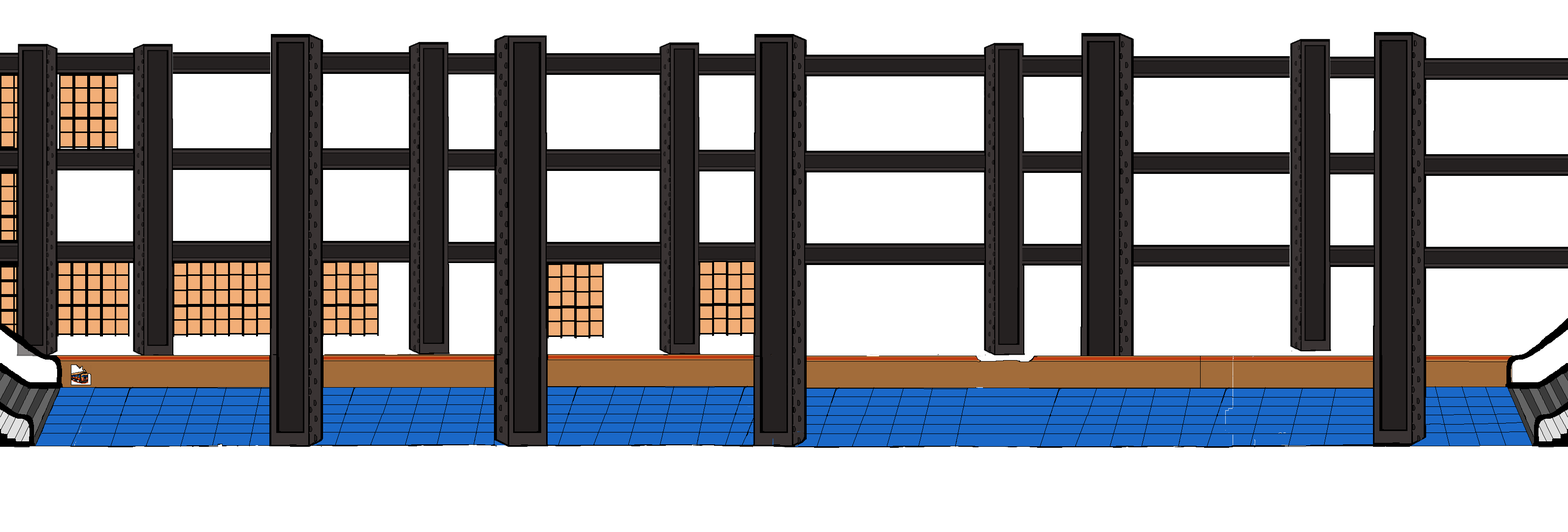
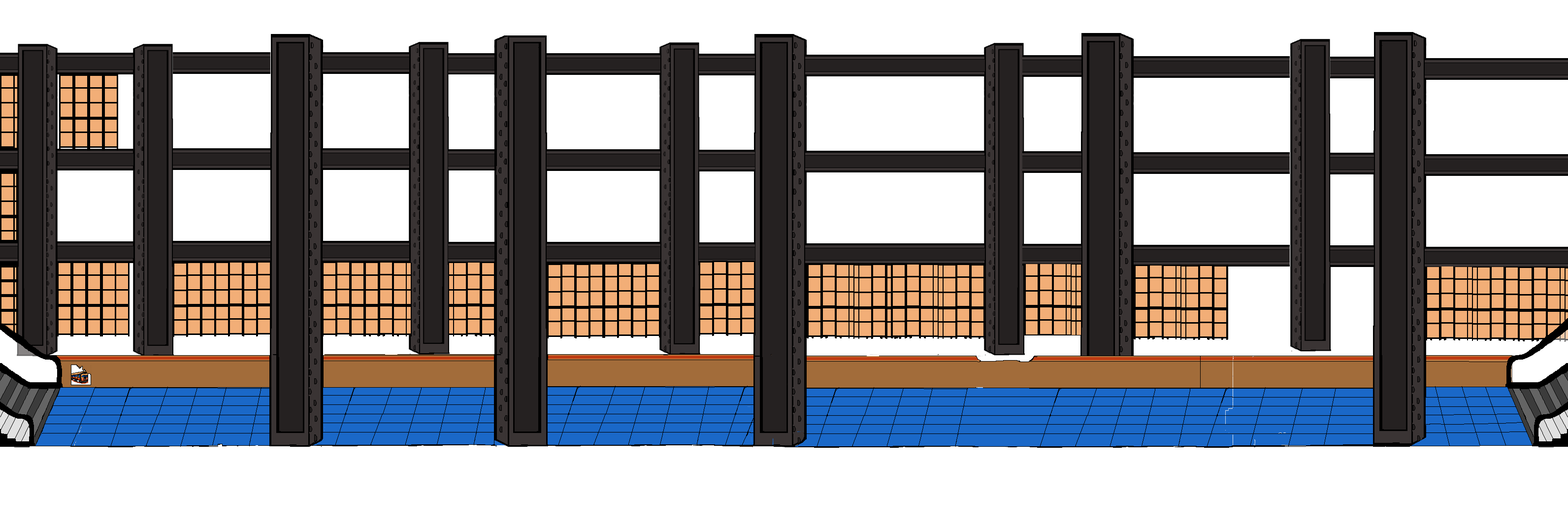
Layers edited between the first and the second 1568×532 image:
moved "subWayDoor right" above "wall copy #17" over [1505, 318, 1568, 342]
added layer "wall copy #17" above "wall copy #19" over [1024, 263, 1081, 336]
added layer "wall copy #19" above "wall copy #18" over [1517, 267, 1568, 342]
added layer "wall copy #18" above "wall copy #16" over [1426, 266, 1520, 341]
added layer "wall copy #16" above "wall copy #15" over [1133, 265, 1229, 340]
added layer "wall copy #15" above "wall copy #14" over [890, 264, 985, 339]
added layer "wall copy #14" above "wall copy #13" over [806, 264, 902, 339]
added layer "wall copy #13" above "wall copy #12" over [364, 262, 412, 337]
added layer "wall copy #12" above "wall copy #11" over [448, 262, 495, 337]
added layer "wall copy #11" above "wall copy #10" over [603, 263, 660, 338]
